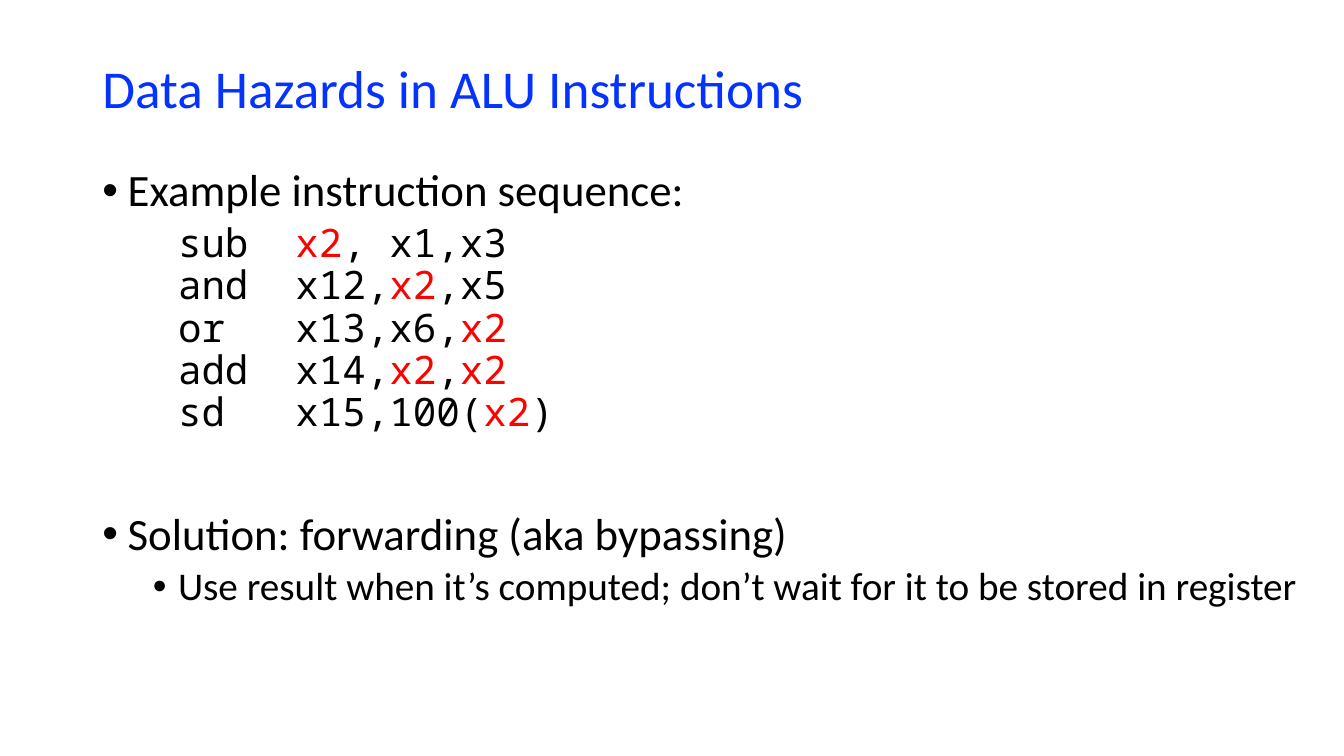
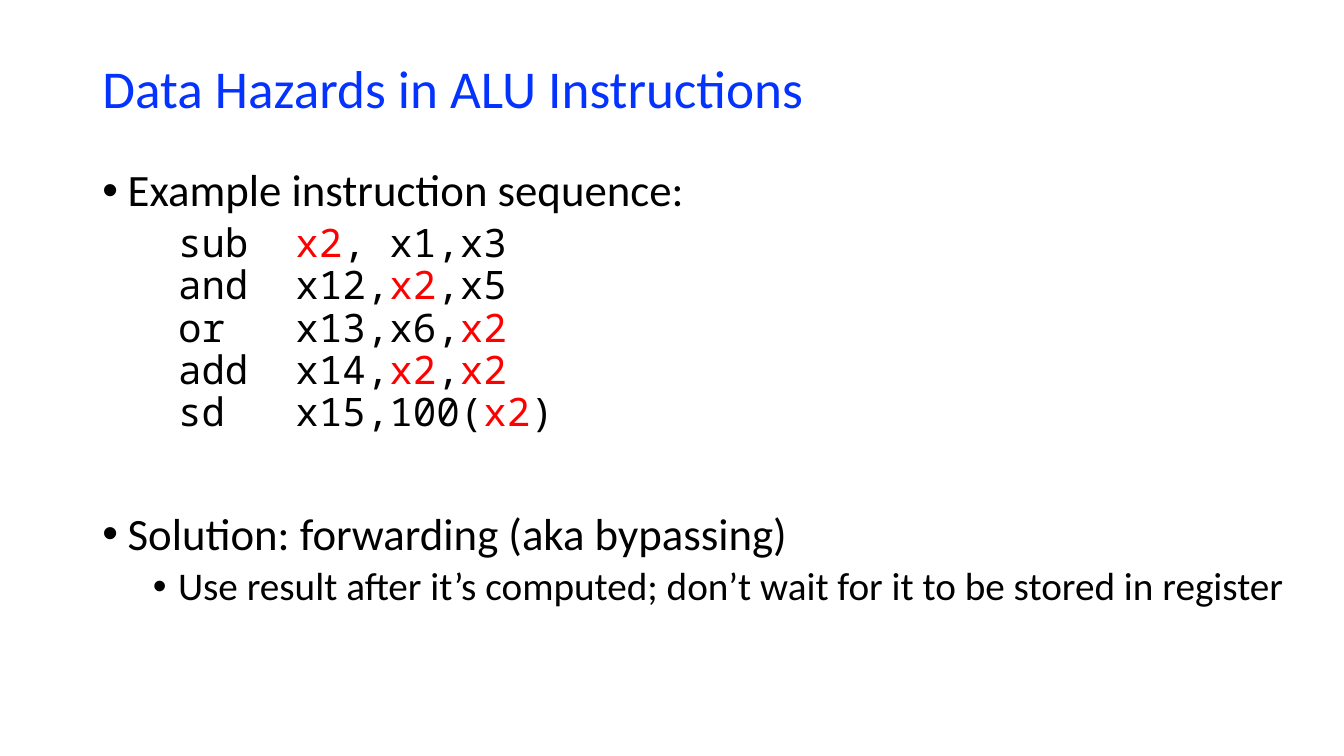
Before and after one commit to NYU-CSO/nyu-cso.github.io, a slide deck: slide 5 of notes/arch-cpu-pipeline.pptx (slide 30 before the commit). Drawn at 1344x756 pixels with LibreOffice and Linux fonts; fonts in the diff are those of the drawing. Boxes give left, top, right and bottom in pixels: in the first picture for what was removed or moved away, otherwise in the second. Text is boxed around its words. In the diff, an @@ line names an element or a change of style, - is before the commit and + after.

```diff
--- a/notes/arch-cpu-pipeline.pptx
+++ b/notes/arch-cpu-pipeline.pptx
@@ text at [178,572,1283,607]: text changed @@
-  • Use result when it’s computed; don’t wait for it to be stored in register
+  • Use result after it’s computed; don’t wait for it to be stored in register
```
Also in this commit, not shown: 10 other slides changed, 16 slides added, 24 slides removed, 3 other files.
